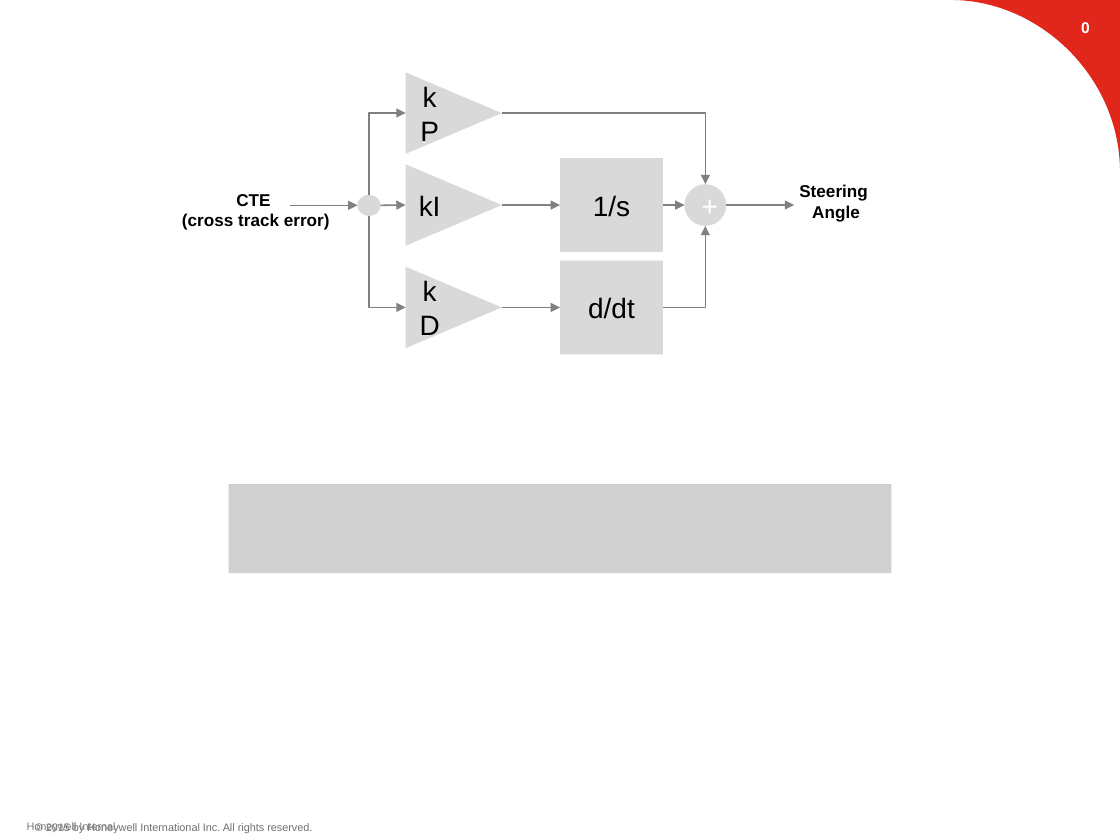
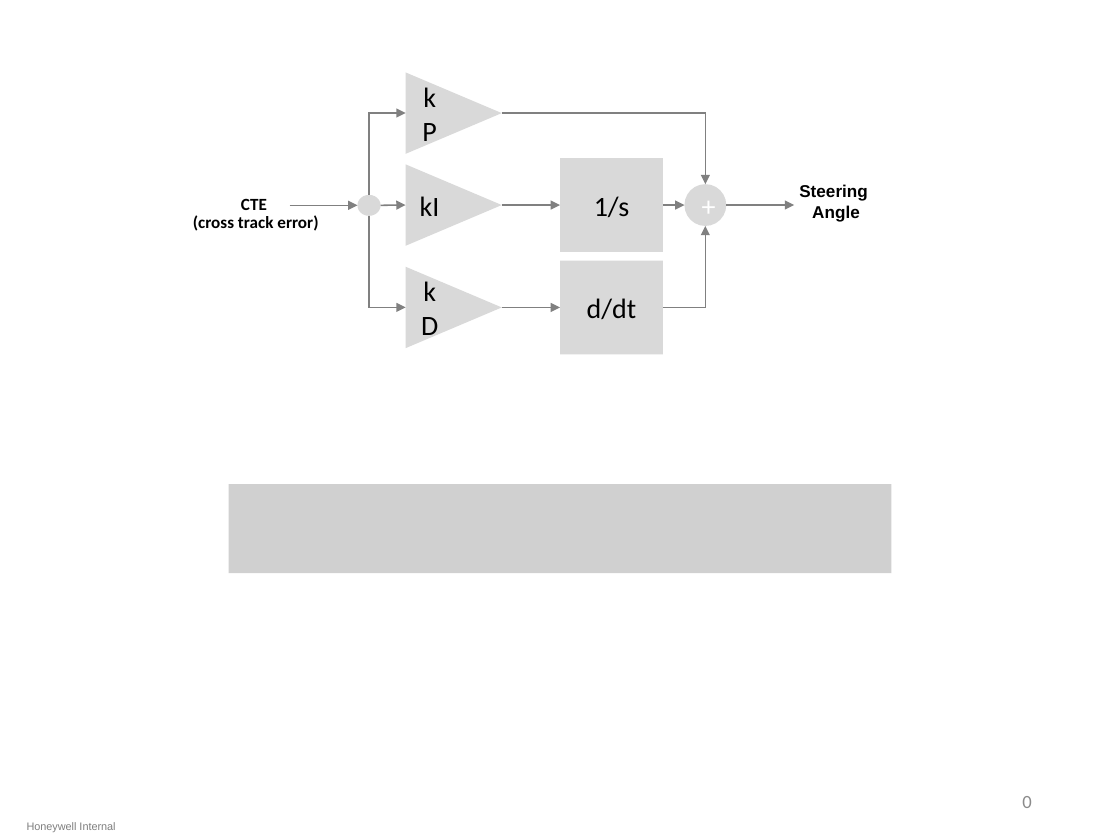
Before and after one commit to DFStewart/CarND-PID-Control-Project, a slide deck: slide 1 of images/PID.pptx. Drawn at 1120x840 pixels with LibreOffice and Linux fonts; fonts in the diff are those of the drawing; grey boxes stand for pictures; background and template pictures are left out. Boxes give left, top, right and bottom in pixels: in the first picture for what was removed or moved away, otherwise in the second. Text is boxed around its words. In the diff, an @@ line names an element or a change of style, - is before the commit and + after.

```diff
--- a/images/PID.pptx
+++ b/images/PID.pptx
@@ freeform shape removed at bbox=[952, 0, 1120, 168] @@
@@ font Arial to Calibri in 5 elements at bbox=[406, 72, 502, 154], bbox=[406, 164, 502, 246], bbox=[406, 267, 502, 349], bbox=[560, 261, 663, 355], bbox=[560, 158, 663, 252] @@
@@ title "CTE (cross track error)" at bbox=[193, 198, 318, 231]: font Arial to Calibri; line spacing 1 to 0.9; vertical alignment top to middle @@
@@ page number: place and size @@
-page number at bbox=[1081, 22, 1090, 33]
+page number at bbox=[1022, 796, 1031, 808]
@@ page number at bbox=[1022, 796, 1031, 808]: size 10 to 12 pt, font Arial to Calibri, text colour #FFFFFF to #8C8C8C, bold off; alignment left to right @@
@@ text removed at bbox=[46, 823, 312, 834] @@
-© 2015 by Honeywell International Inc. All rights reserved.
```
Also in this commit, not shown: 7 slides added.
